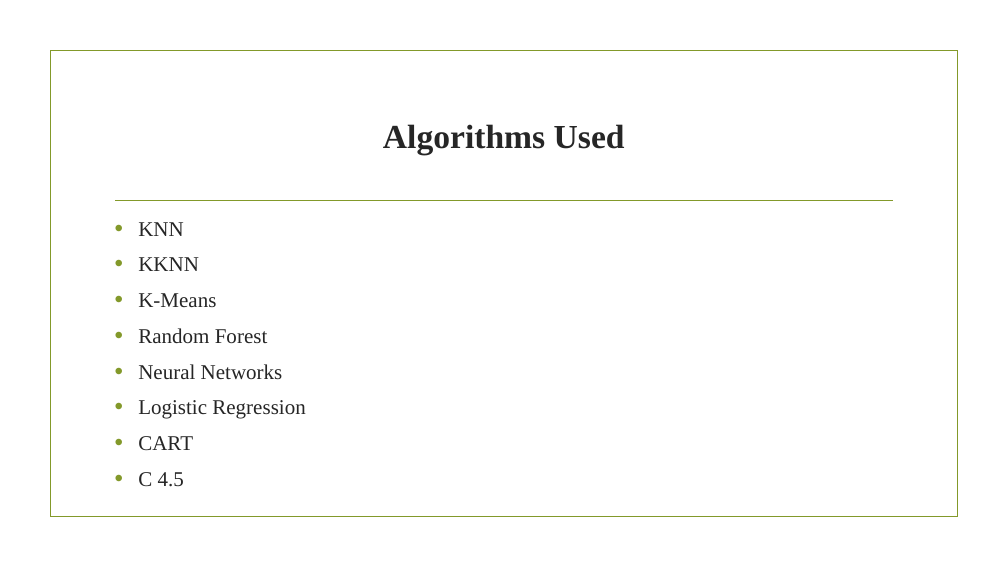
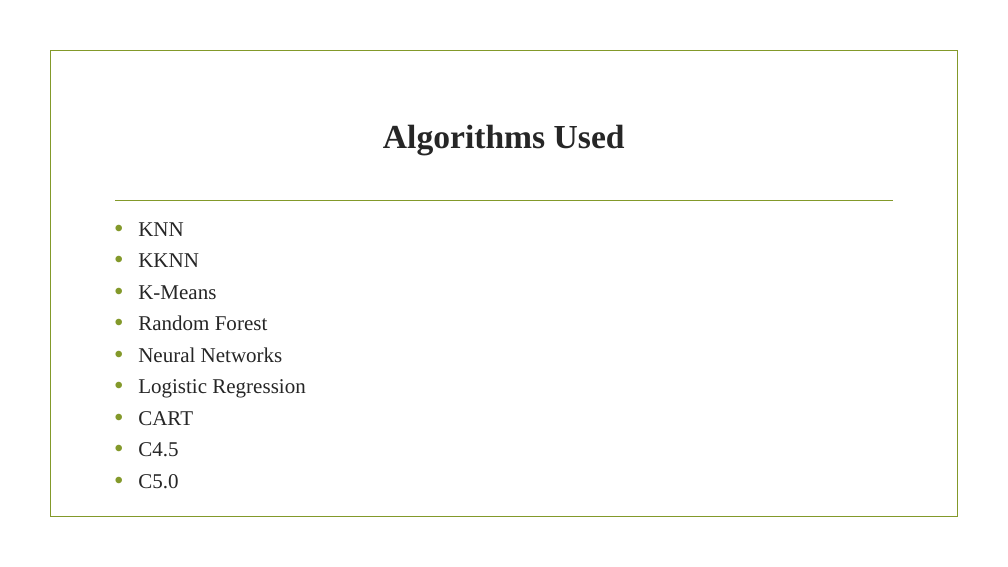
Before and after one commit to mbandam/CS513-KDD, a slide deck: slide 8 of Risk Classification for Prudential.pptx. Drawn at 1008x567 pixels with LibreOffice and Linux fonts; fonts in the diff are those of the drawing; background and template pictures are left out. Boxes give left, top, right and bottom in pixels: in the first picture for what was removed or moved away, otherwise in the second. Text is boxed around its words. In the diff, an @@ line names an element or a change of style, - is before the commit and + after.

Commit message:
add slides for CART, C45, C50

```diff
--- a/Risk Classification for Prudential.pptx
+++ b/Risk Classification for Prudential.pptx
@@ text at <box>138,222,305,425</box>: less space between paragraphs @@
@@ text at <box>138,442,178,489</box>: text changed @@
-• C 4.5
+• C4.5
+• C5.0
```
Also in this commit, not shown: 1 other slide changed, 2 slides added, 1 slide removed.
